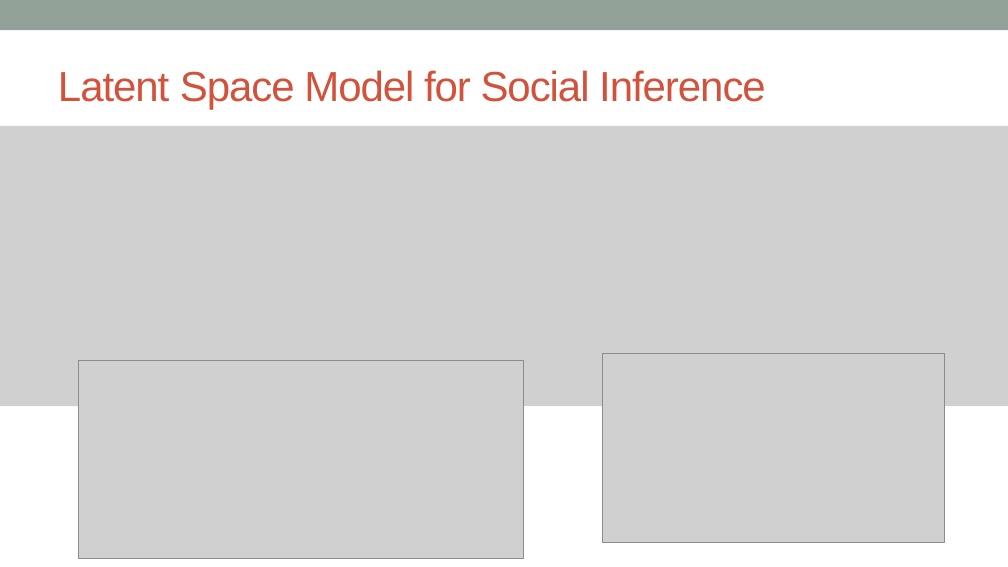
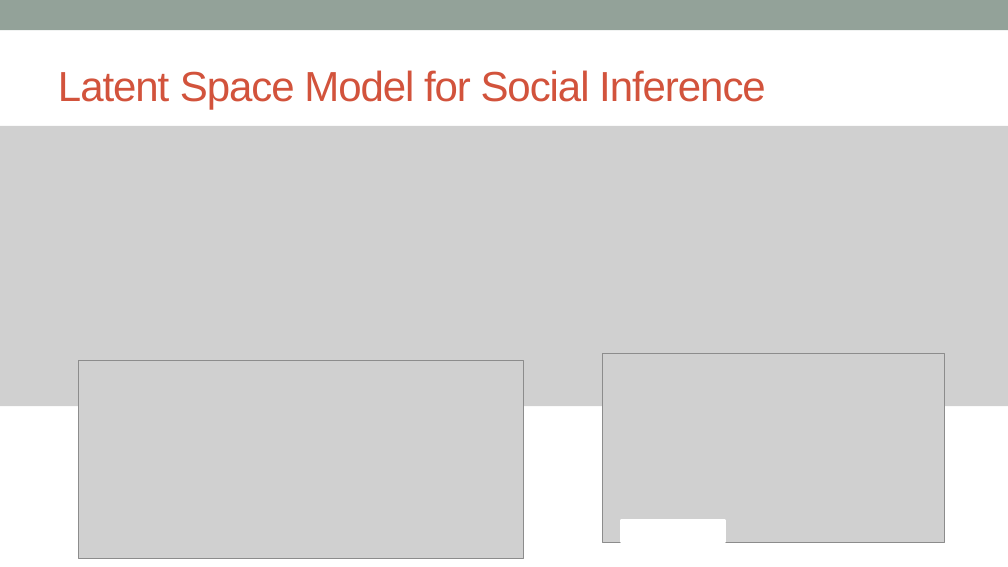
Before and after one commit to ChrisChen0429/courses, a slide deck: slide 5 of Multidimnsnl Scaling:Clusterng/YC-Final-4-17.pptx. Drawn at 1008x567 pixels with LibreOffice and Linux fonts; fonts in the diff are those of the drawing; grey boxes stand for pictures. Boxes give left, top, right and bottom in pixels: in the first picture for what was removed or moved away, otherwise in the second. Text is boxed around its words. In the diff, an @@ line names an element or a change of style, - is before the commit and + after.

```diff
--- a/Multidimnsnl Scaling:Clusterng/YC-Final-4-17.pptx
+++ b/Multidimnsnl Scaling:Clusterng/YC-Final-4-17.pptx
@@ rectangle added at box(622, 520, 726, 542), fill #FFFFFF, outline #FFFFFF 2.08 pt @@
```
Also in this commit, not shown: 2 other slides changed, 30 other files.
